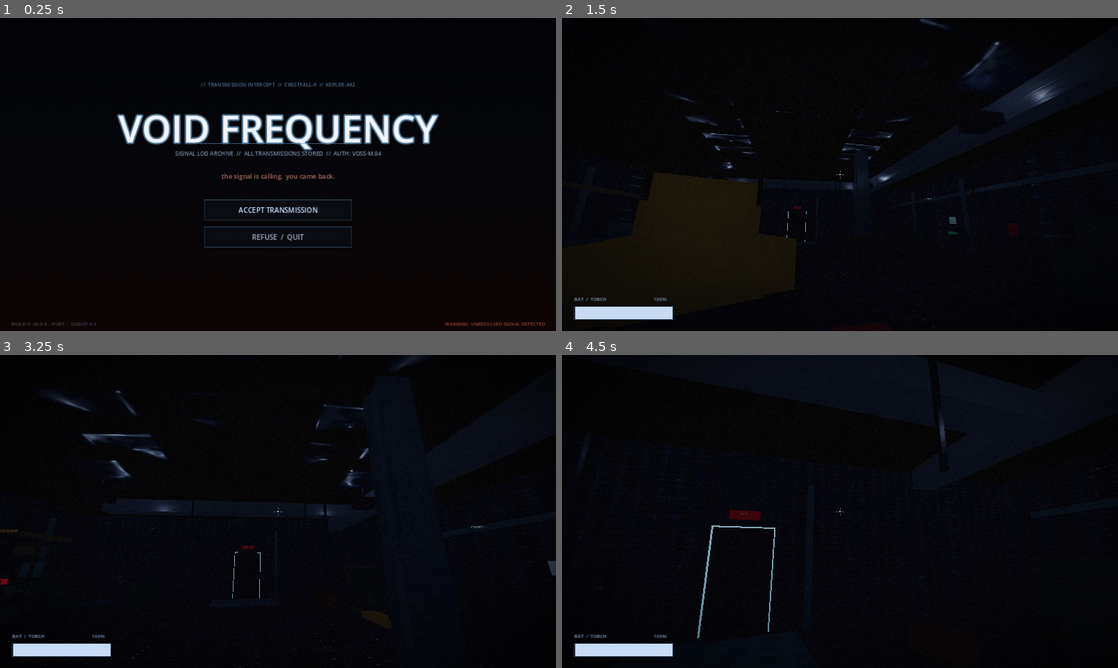
Above: before the commit, frames 1-4 (two rows, left to right).
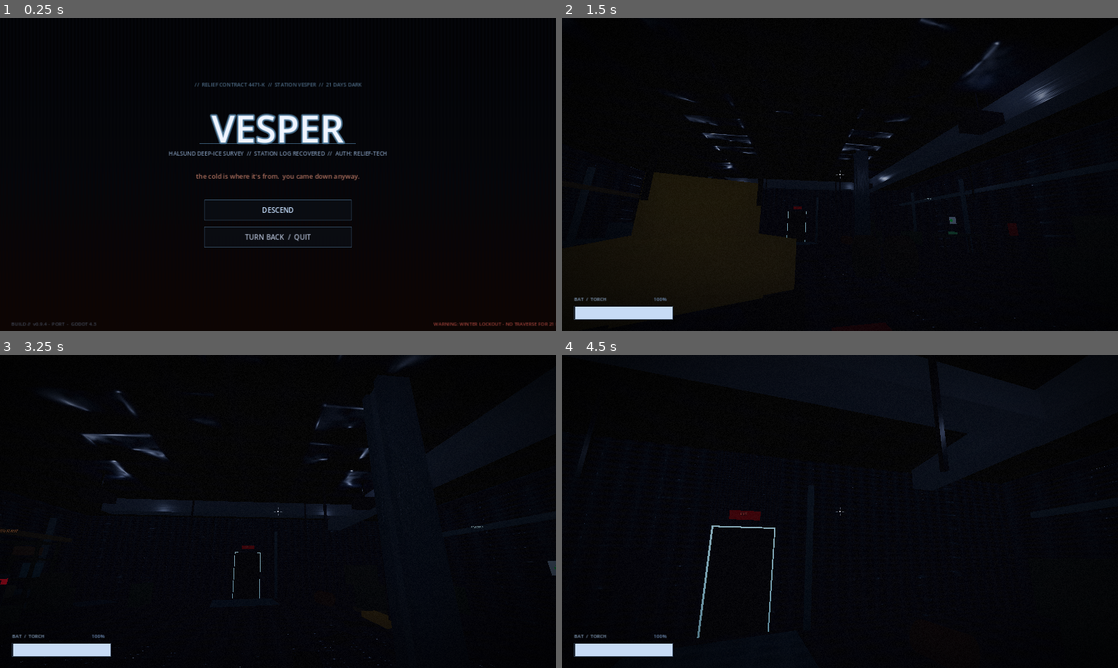
Above: after the commit, the same moments.

Repository: jakob265/horror
Game: Godot game, scene res://scenes/main.tscn
The game is run twice, just before and just after one commit, with the same random seed, the same clock (stepped at 60 frames per second) and the same inputs.
Inputs (mouse positions are in pixels of both pictures, inside the frame that each line leads up to):
- Up to frame 1 (0.25 s): no input
- Up to frame 2 (1.5 s): click "ACCEPT TRANSMISSION" (after the commit: "DESCEND") at 0.5 s; tap Enter at 1.25 s; move the mouse to (867, 174) at 1.27 s; hold W (move_forward) from 1.28 s (still down); hold Ctrl (crouch) from 1.28 s (still down)
- Up to frame 3 (3.25 s): keep holding W (move_forward); tap Space at 1.52, 2.27 s; move the mouse to (250, 511) at 2.02 s; release Ctrl (crouch) at 2.03 s; tap E (interact) at 2.1 s; move the mouse to (289, 505) at 2.77 s; hold Shift (sprint) from 2.78 s (still down)
- Up to frame 4 (4.5 s): keep holding W (move_forward); move the mouse to (834, 517) at 3.52 s; release Shift (sprint) at 3.53 s; tap 0 at 3.6 s; tap Space at 3.77 s; move the mouse to (878, 514) at 4.27 s; tap 9 at 4.35 s

The runs differ from the first frame. In frame 1, 5.2% of the frame differs, in the area x 21-100%, y 20-99%; in frame 2, nothing differs; in frame 3, less than 0.1%; in frame 4, nothing differs.

Commit message:
Rebrand the main menu for VESPER
Title VESPER; relief-contract framing; DESCEND / TURN BACK; winter-lockout
warning. Replaces the old Crestfall-9 / Void Frequency sci-fi identity.

https://claude.ai/code/session_01HfxPrm2HXwdjVL4tw9a6S6

Diff:
--- a/godot/ui/main_menu.tscn
+++ b/godot/ui/main_menu.tscn
@@ -67,7 +67,7 @@
 mouse_filter = 2
 
 [node name="HeaderTag" type="Label" parent="."]
-text = "//  TRANSMISSION INTERCEPT  //  CRESTFALL-9  //  KEPLER-442"
+text = "//  RELIEF CONTRACT 4471-K  //  STATION VESPER  //  21 DAYS DARK"
 anchor_left = 0.5
 anchor_top = 0.20
 offset_left = -360
@@ -77,7 +77,7 @@
 theme_override_colors/font_color = Color(0.42, 0.58, 0.72, 0.7)
 
 [node name="Title" type="Label" parent="."]
-text = "VOID FREQUENCY"
+text = "VESPER"
 horizontal_alignment = 1
 anchor_left = 0.5
 anchor_top = 0.27
@@ -100,7 +100,7 @@
 offset_bottom = 1
 
 [node name="Subtitle" type="Label" parent="."]
-text = "SIGNAL LOG ARCHIVE  //  ALL TRANSMISSIONS STORED  //  AUTH: VOSS-M.04"
+text = "HALSUND DEEP-ICE SURVEY  //  STATION LOG RECOVERED  //  AUTH: RELIEF-TECH"
 horizontal_alignment = 1
 anchor_left = 0.5
 anchor_top = 0.42
@@ -110,7 +110,7 @@
 theme_override_colors/font_color = Color(0.55, 0.65, 0.78, 0.85)
 
 [node name="Tagline" type="Label" parent="."]
-text = "the signal is calling.  you came back."
+text = "the cold is where it's from.  you came down anyway."
 horizontal_alignment = 1
 anchor_left = 0.5
 anchor_top = 0.49
@@ -128,7 +128,7 @@
 theme_override_constants/separation = 14
 
 [node name="NewGame" type="Button" parent="VBox"]
-text = "ACCEPT TRANSMISSION"
+text = "DESCEND"
 custom_minimum_size = Vector2(0, 48)
 theme_override_styles/normal = SubResource("ButtonNormal")
 theme_override_styles/hover = SubResource("ButtonHover")
@@ -139,7 +139,7 @@
 theme_override_font_sizes/font_size = 16
 
 [node name="Quit" type="Button" parent="VBox"]
-text = "REFUSE  /  QUIT"
+text = "TURN BACK  /  QUIT"
 custom_minimum_size = Vector2(0, 48)
 theme_override_styles/normal = SubResource("ButtonNormal")
 theme_override_styles/hover = SubResource("ButtonHover")
@@ -157,7 +157,7 @@
 theme_override_colors/font_color = Color(0.35, 0.40, 0.48, 0.7)
 
 [node name="FooterRight" type="Label" parent="."]
-text = "WARNING: UNRESOLVED SIGNAL DETECTED"
+text = "WARNING: WINTER LOCKOUT - NO TRAVERSE FOR 21 DAYS"
 anchor_left = 0.78
 anchor_top = 0.965
 anchor_right = 0.98
